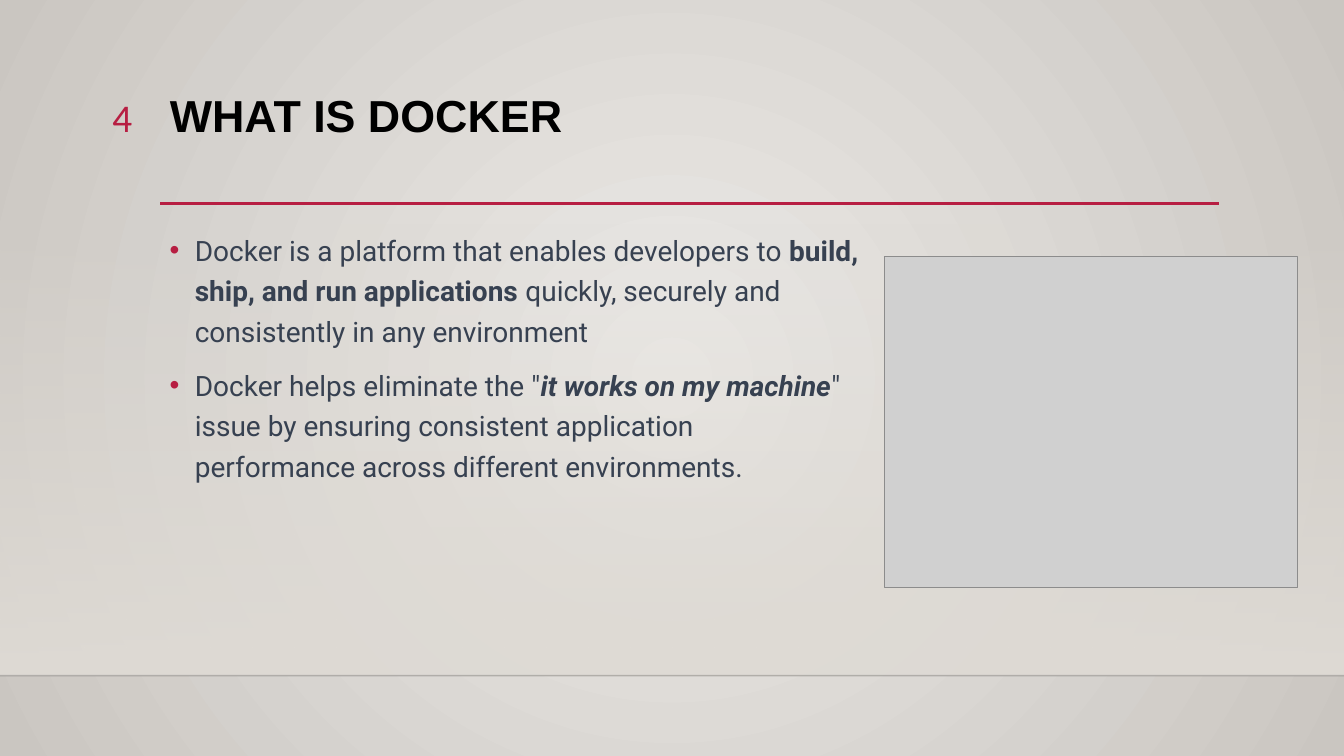
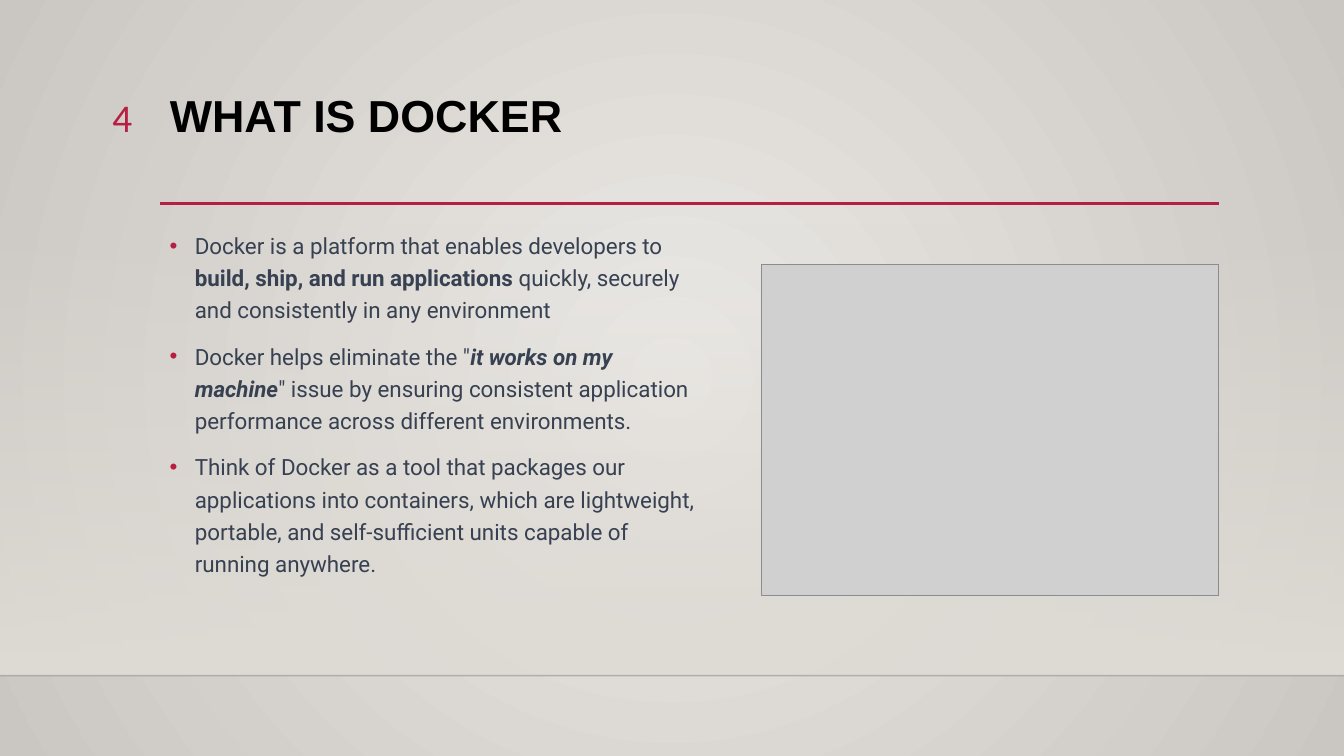
Before and after one commit to ddum-sutd/docker_workshop, a slide deck: slide 4 of Docker_workshop.pptx. Drawn at 1344x756 pixels with LibreOffice and Linux fonts; fonts in the diff are those of the drawing; grey boxes stand for pictures; background and template pictures are left out. Boxes give left, top, right and bottom in pixels: in the first picture for what was removed or moved away, otherwise in the second. Text is boxed around its words. In the diff, an @@ line names an element or a change of style, - is before the commit and + after.

```diff
--- a/Docker_workshop.pptx
+++ b/Docker_workshop.pptx
@@ text at <box>195,237,689,434</box>: size 20 to 16 pt in "Docker is a platform that enables developers ...", "Docker helps eliminate the "it works on ..." @@
@@ picture: place and size @@
-picture at <box>884,256,1298,587</box>
+picture at <box>762,264,1219,595</box>
@@ text at <box>195,458,694,577</box>: paragraph added @@
+• Think of Docker as a tool that packages our applications into containers, which are lightweight, portable, and self-sufficient units capable of running anywhere.
```
Also in this commit, not shown: 3 other slides changed, 2 slides added.
